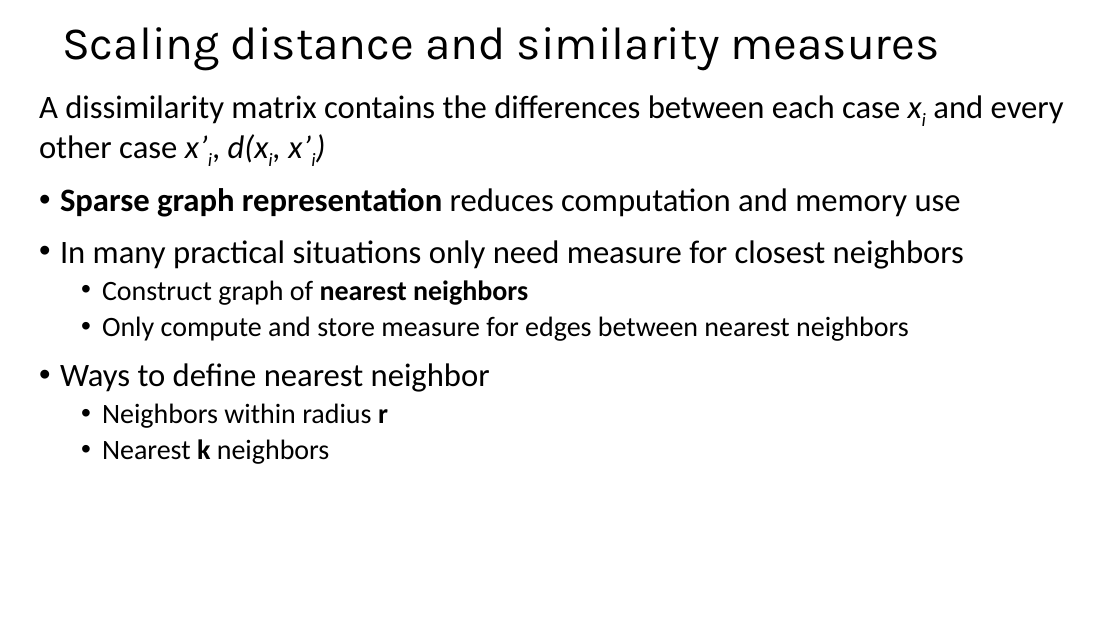
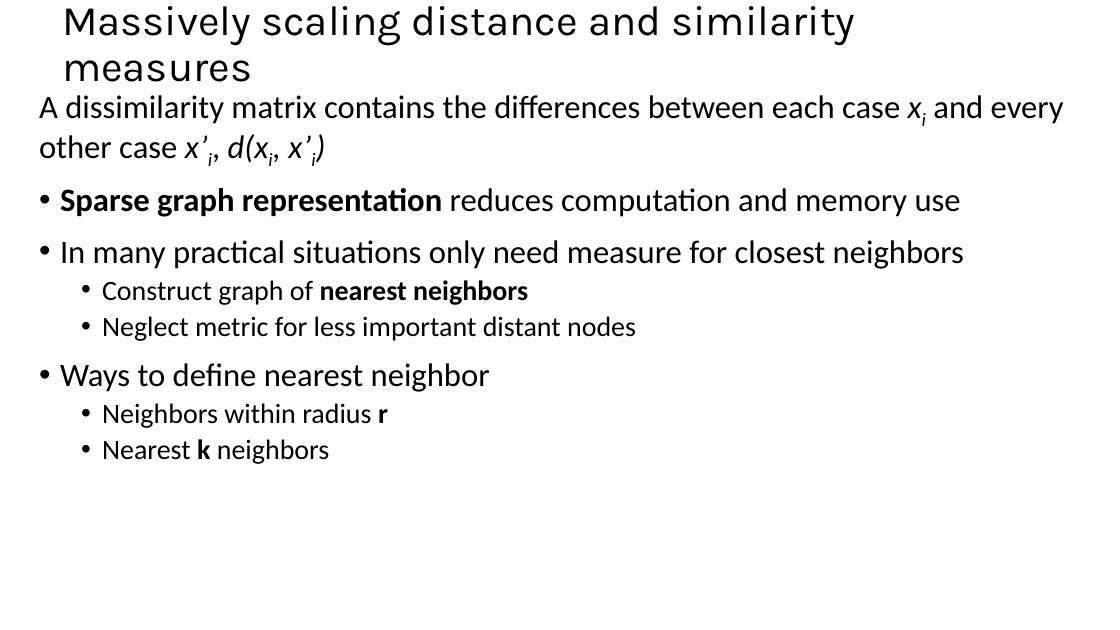
Before and after one commit to harelgabainew/school1, a slide deck: slide 43 of slides/4_DistanceAndSimilarityMeasures.pptx. Drawn at 1120x630 pixels with LibreOffice and Linux fonts; fonts in the diff are those of the drawing. Boxes give left, top, right and bottom in pixels: in the first picture for what was removed or moved away, otherwise in the second. Text is boxed around its words. In the diff, an @@ line names an element or a change of style, - is before the commit and + after.

```diff
--- a/slides/4_DistanceAndSimilarityMeasures.pptx
+++ b/slides/4_DistanceAndSimilarityMeasures.pptx
@@ title at bbox=[62, 6, 855, 82]: text changed; size 39.6 to 36 pt @@
-Scaling distance and similarity measures
+Massively scaling distance and similarity measures
@@ text at bbox=[102, 316, 636, 341]: text changed @@
-  • Only compute and store measure for edges between nearest neighbors
+  • Neglect metric for less important distant nodes
```
Also in this commit, not shown: 7 other slides changed.
